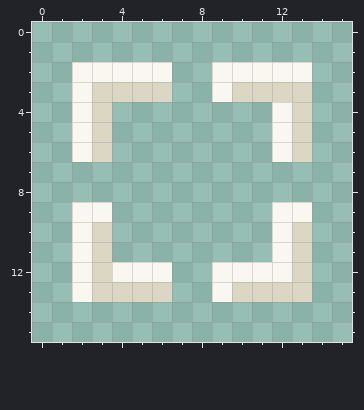
File history of a pixel-art file, assets/sprites/ui/select.aseprite. That is the earlier state.
16x16 pixels, 1 frame.
After:
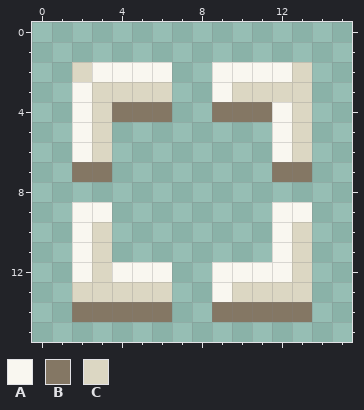
Palette (. is transparent): A #f9f7f0  B #847764  C #dcd7c3
Change:
Changed rows in their new state; - is an unchanged pixel.
first column x 2:
 2 C----------C
 4 --BBB--BBB--
 7 BB--------BB
first column x 2:
13 C-----------
14 BBBBB--BBBBB
